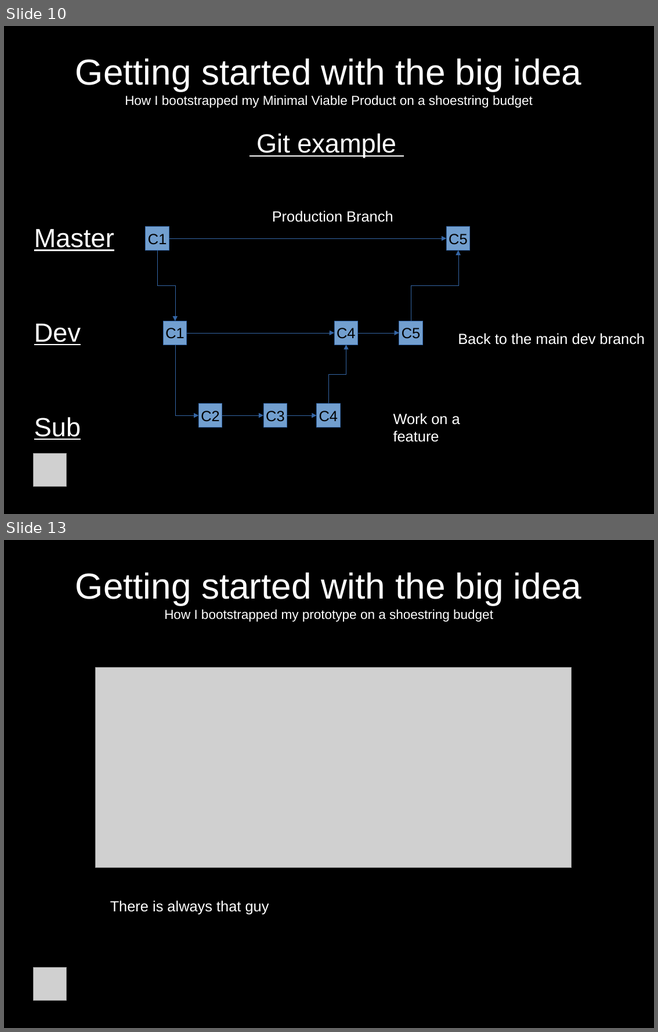
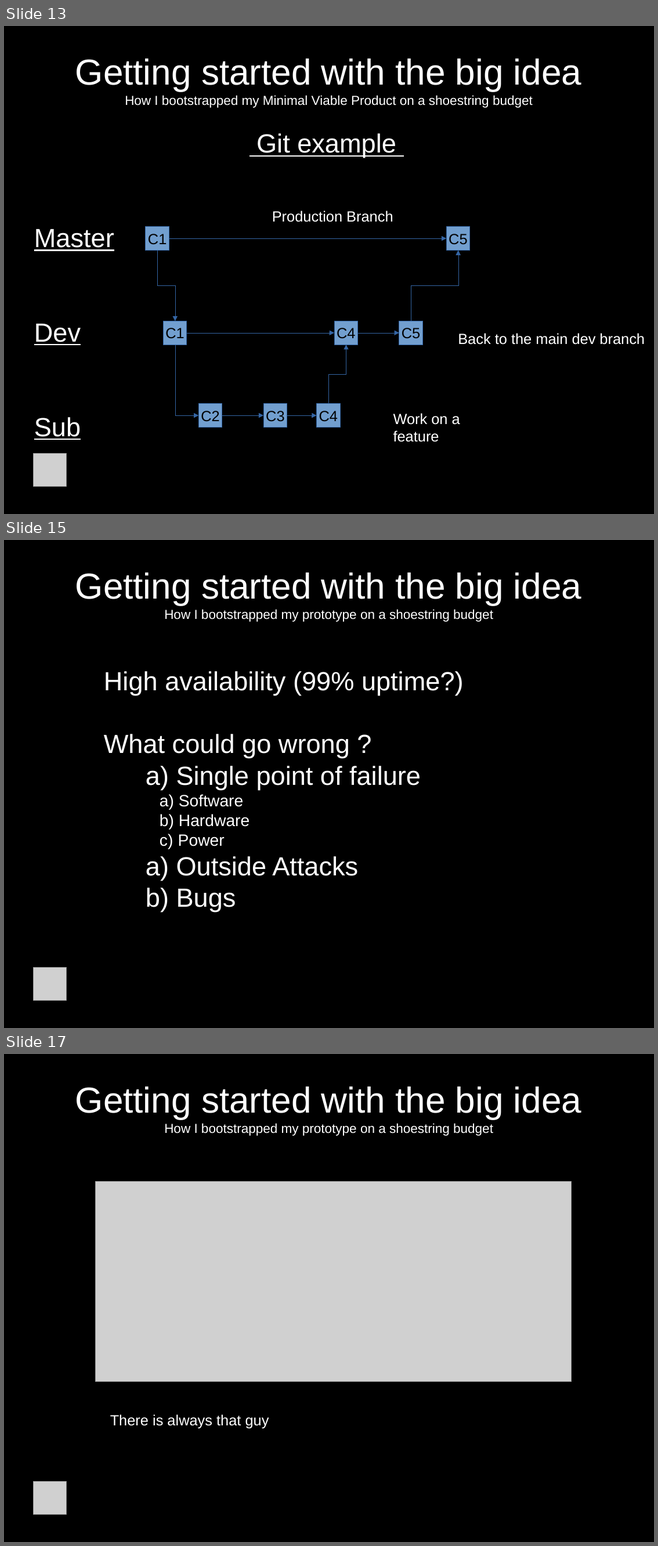
Before and after one commit to jcda/django-mvp-install-script, a slide deck: MVP-presentation-BD-Meetup.odp. Shown one above the other, each under a label of ours: slides 10 and 13 before the commit, slides 13, 15 and 17 after it; the slides between them are not shown. The pictures are 658x1032 and 658x1546 pixels, drawn with LibreOffice and Linux fonts; fonts in the diff are those of the drawing; grey boxes stand for pictures. Boxes give left, top, right and bottom in pixels: in the first picture for what was removed or moved away, otherwise in the second. Text is boxed around its words. In the diff, an @@ line names an element or a change of style, - is before the commit and + after.

```diff
--- a/MVP-presentation-BD-Meetup.odp
+++ b/MVP-presentation-BD-Meetup.odp
@@ slide 15 added at bbox=[4, 540, 654, 1028], background #000000 @@
@@ title added at bbox=[75, 572, 581, 622], 16 pt, text #FFFFFF @@
+Getting started with the big idea
+How I bootstrapped my prototype on a shoestring budget
@@ subtitle added at bbox=[104, 671, 463, 911], 32 pt, text #FFFFFF @@
+        High availability (99% uptime?)
+        What could go wrong ?
+                a) Single point of failure
+                b) Software
+                c) Hardware
+                d) Power
+                e) Outside Attacks
+                f) Bugs
@@ picture added at bbox=[34, 967, 67, 1000] @@
@@ what was slide 10 is now slide 13 @@
@@ what was slide 13 is now slide 17 @@
```
Also in this commit, not shown: 12 slides changed, 2 other slides added, 2 other files.
